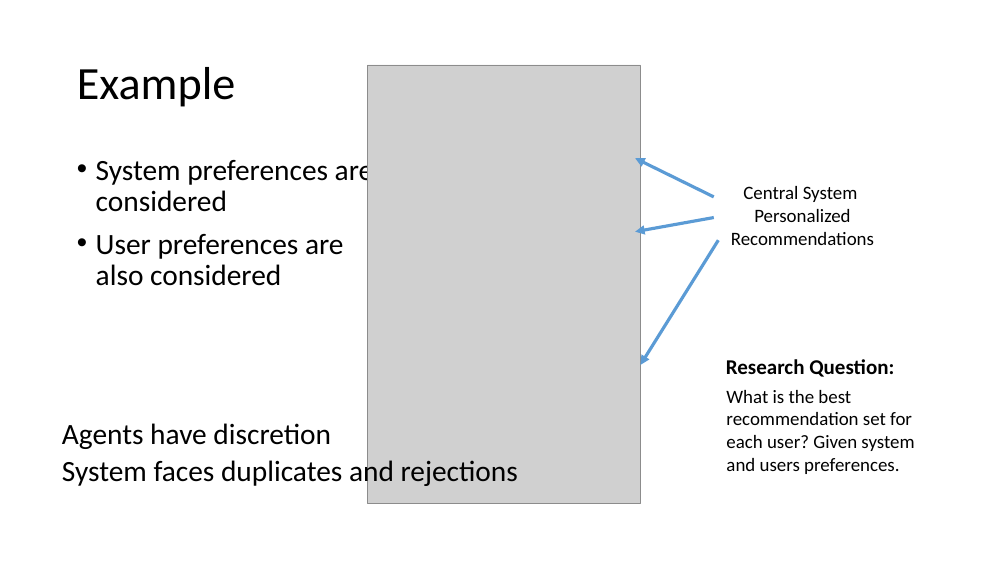
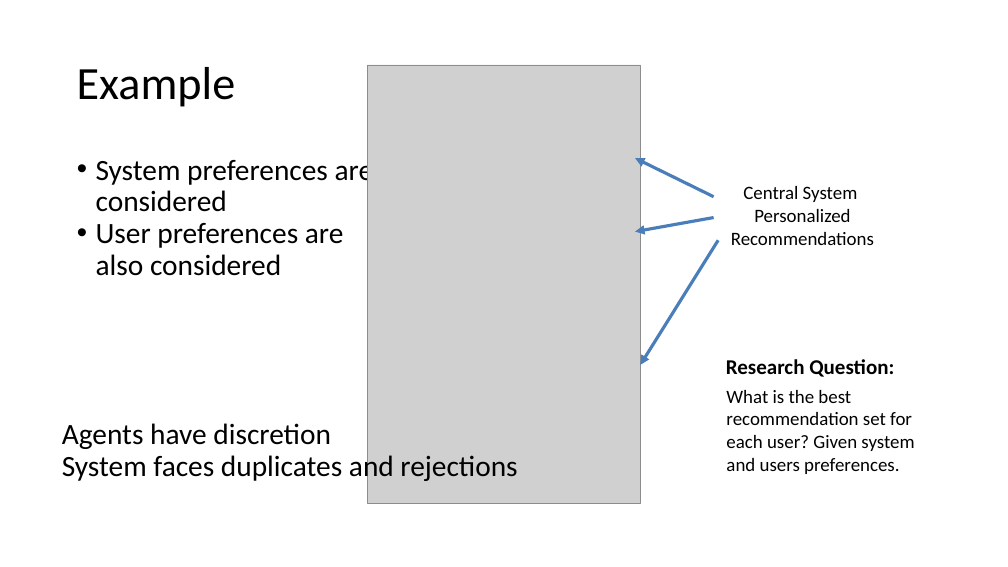
Before and after one commit to sirmarcis/CSP-Final-Project, a slide deck: slide 3 of CSP4.pptx. Drawn at 1008x567 pixels with LibreOffice and Linux fonts; fonts in the diff are those of the drawing; grey boxes stand for pictures. Boxes give left, top, right and bottom in pixels: in the first picture for what was removed or moved away, otherwise in the second. Text is boxed around its words. In the diff, an @@ line names an element or a change of style, - is before the commit and + after.

```diff
--- a/CSP4.pptx
+++ b/CSP4.pptx
@@ text "System preferences are considered" at box(96, 155, 374, 276): less space between paragraphs @@
@@ arrow removed from (714, 197) to (635, 158) @@
@@ freeform shape added at box(635, 158, 714, 197), outline #4A7EBB 3 pt @@
@@ arrow removed from (714, 218) to (635, 231) @@
@@ freeform shape added at box(635, 218, 714, 232), outline #4A7EBB 3 pt @@
@@ arrow removed from (718, 240) to (640, 365) @@
@@ freeform shape added at box(640, 240, 718, 365), outline #4A7EBB 3 pt @@
@@ text "Agents have discretion" at box(62, 423, 517, 483): less space between paragraphs @@
```
Also in this commit, not shown: 9 other slides changed, 5 slides added, 1 slide removed.
